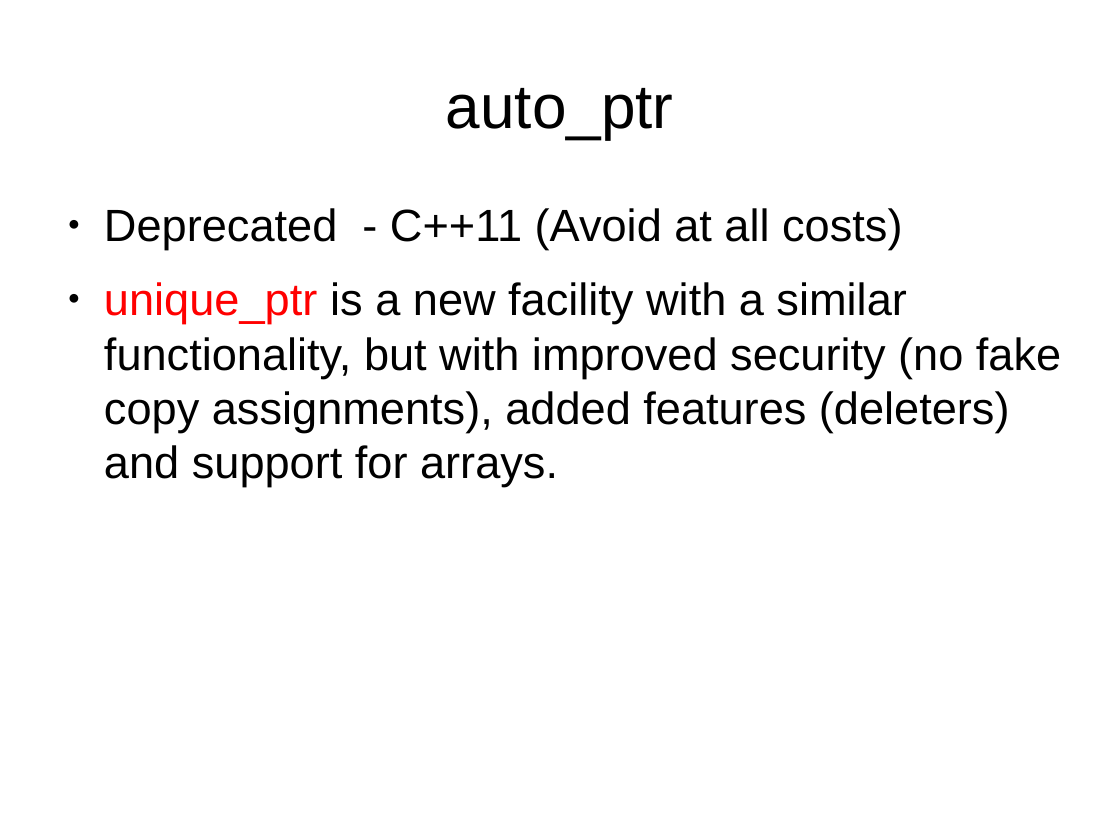
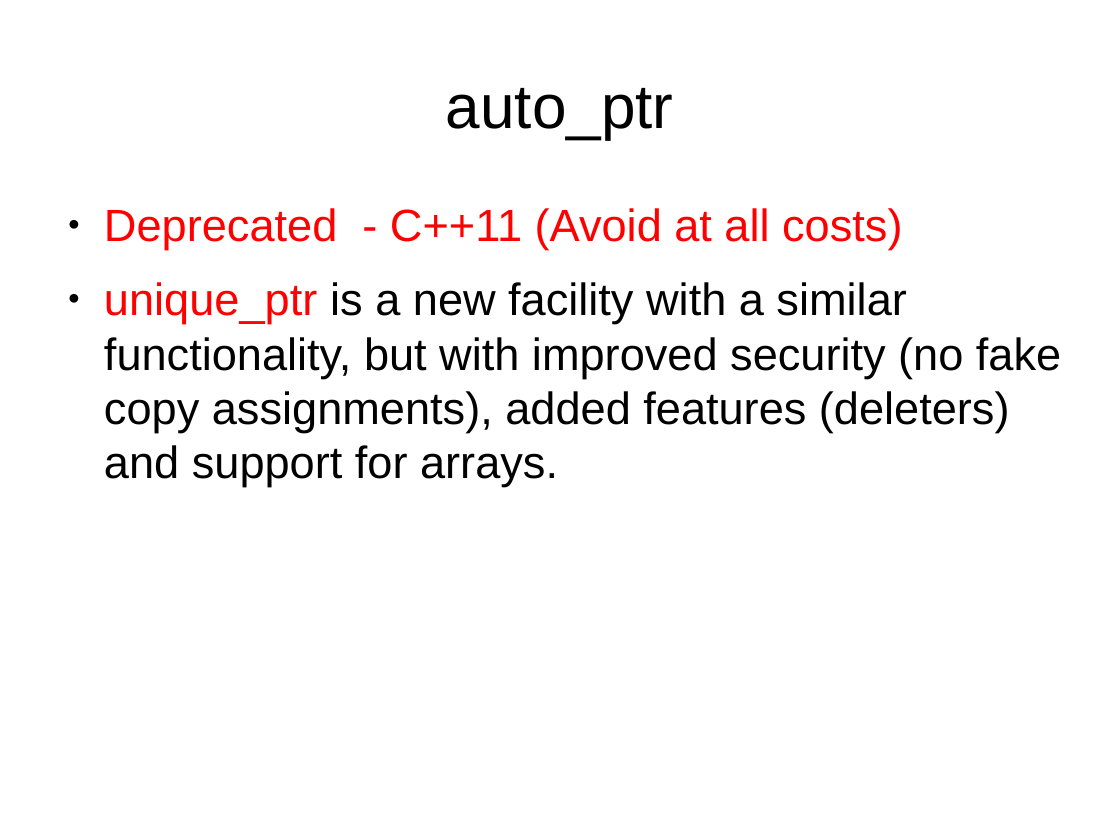
Before and after one commit to kks32/cpp-software-development, a slide deck: slide 4 of Ex3_Smart_Pointers/Ex3_Smart_Pointers.odp. Drawn at 1120x840 pixels with LibreOffice and Linux fonts; fonts in the diff are those of the drawing. Boxes give left, top, right and bottom in pixels: in the first picture for what was removed or moved away, otherwise in the second. Text is boxed around its words. In the diff, an @@ line names an element or a change of style, - is before the commit and + after.

```diff
--- a/Ex3_Smart_Pointers/Ex3_Smart_Pointers.odp
+++ b/Ex3_Smart_Pointers/Ex3_Smart_Pointers.odp
@@ text at [104,208,902,250]: text colour #000000 to #FF0000 in "Deprecated - C++11 (Avoid at all costs)" @@
```
Also in this commit, not shown: 2 other slides changed, 4 slides added, 1 other file.
